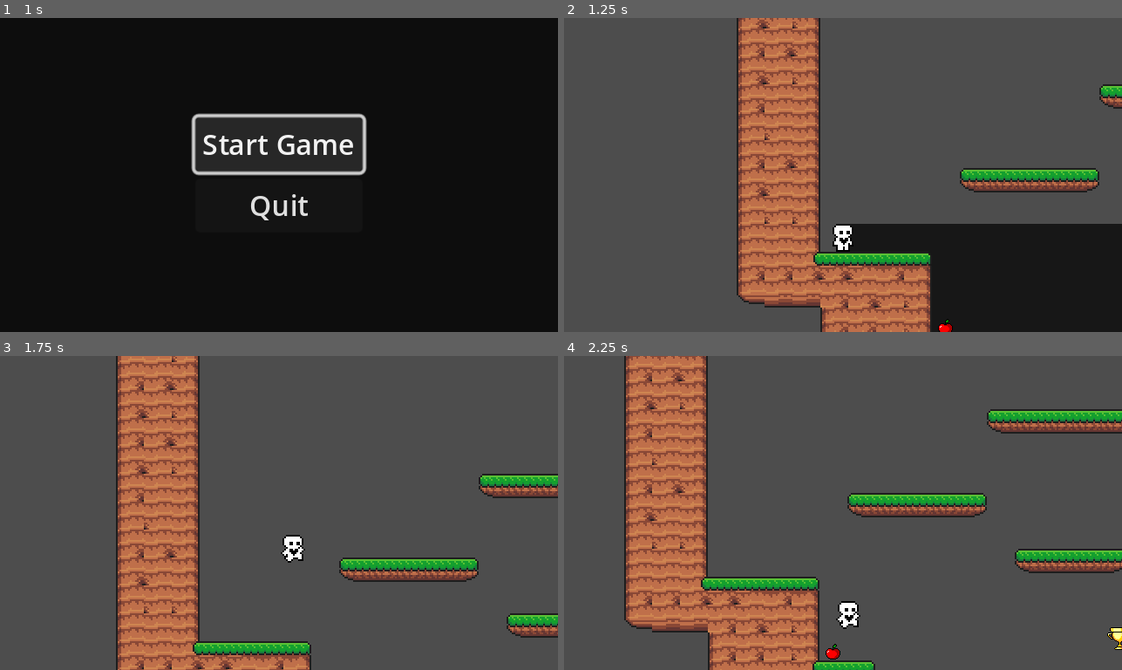
Above: before the commit, frames 1-4 (two rows, left to right).
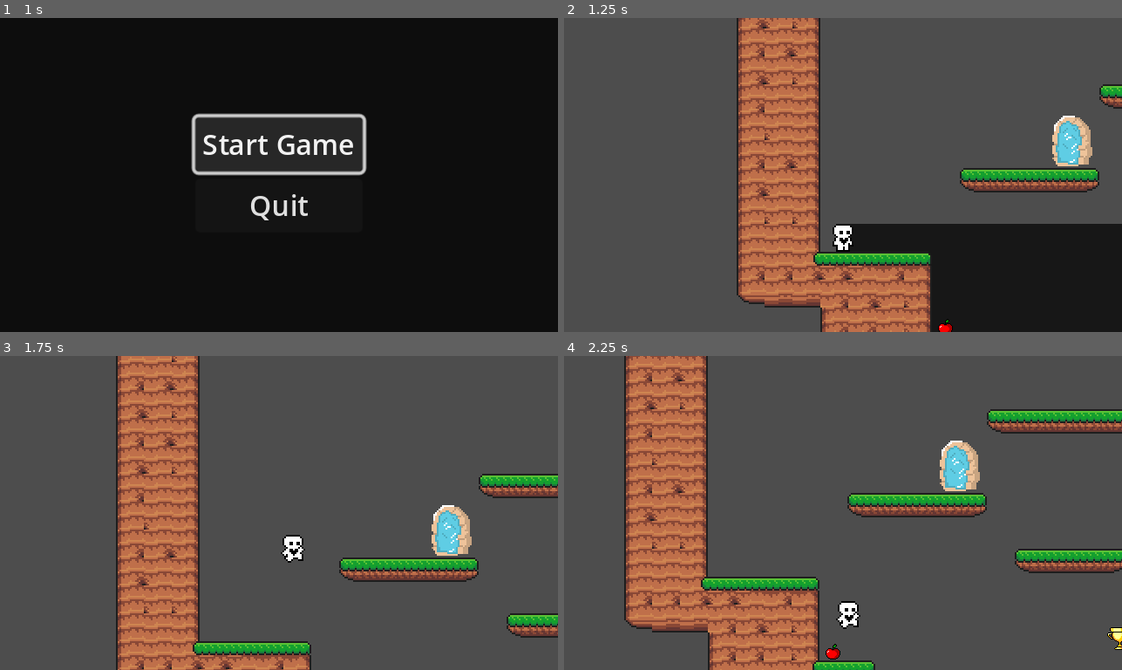
Above: after the commit, the same moments.

Repository: alwong18/AnimalExplorer
Game: Godot game, scene res://Scenes/start_menu.tscn
Same seed, same stepped clock (60 frames per second), same inputs: the game is played once before the commit and once after it. The engine's default icon, where the game draws it, is replaced by a stand-in: a white triangle on a blue panel in a dark square.
Inputs:
- Up to frame 1 (1 s): click "Start Game" at 0.5 s
- Up to frame 2 (1.25 s): no input
- Up to frame 3 (1.75 s): hold Right (move_right) from 1.28 s (still down); tap Up (move_up) at 1.52 s
- Up to frame 4 (2.25 s): keep holding Right (move_right)

Frame 1 is identical in both runs. In frame 2, 1.0% of the frame differs, in the area x 87-95%, y 31-48%; in frame 3, 1.0%; in frame 4, 1.0%.

Commit message:
whatever you worked with renee about

Diff:
--- a/Scenes/World.tscn
+++ b/Scenes/World.tscn
@@ -1,18 +1,7 @@
-[gd_scene load_steps=4 format=3 uid="uid://k5rl6ostil4q"]
+[gd_scene load_steps=2 format=3 uid="uid://k5rl6ostil4q"]
 
 [ext_resource type="PackedScene" uid="uid://b5doxaq34uvii" path="res://Scenes/player.tscn" id="1_e5v70"]
-[ext_resource type="PackedScene" uid="uid://bqb757nw57rpr" path="res://Scenes/level_completed.tscn" id="2_ib3bo"]
-[ext_resource type="PackedScene" uid="uid://bx2mvh4vgsr88" path="res://portal.tscn" id="3_ad12d"]
 
 [node name="World" type="Node"]
 
 [node name="Player" parent="." instance=ExtResource("1_e5v70")]
-
-[node name="CanvasLayer" type="CanvasLayer" parent="."]
-
-[node name="LevelCompleted" parent="CanvasLayer" instance=ExtResource("2_ib3bo")]
-visible = false
-
-[node name="Portal" parent="." instance=ExtResource("3_ad12d")]
-position = Vector2(67, 2)
-scale = Vector2(2.5, 2.5)
--- a/Scenes/level_one.tscn
+++ b/Scenes/level_one.tscn
@@ -1,15 +1,16 @@
-[gd_scene load_steps=11 format=3 uid="uid://d6u4p8bf0vfe"]
+[gd_scene load_steps=12 format=3 uid="uid://d6u4p8bf0vfe"]
 
 [ext_resource type="PackedScene" uid="uid://k5rl6ostil4q" path="res://Scenes/World.tscn" id="1_7hj86"]
 [ext_resource type="PackedScene" uid="uid://8oocy0wrsac1" path="res://Scenes/level_1_tile_map.tscn" id="2_x3bm2"]
-[ext_resource type="PackedScene" uid="uid://sxvpbxfepvh5" path="res://berries.tscn" id="3_pbbn2"]
+[ext_resource type="PackedScene" path="res://berries.tscn" id="3_pbbn2"]
 [ext_resource type="PackedScene" uid="uid://lcq5ylcf8lp5" path="res://Scenes/walking_enemy.tscn" id="3_sqda2"]
-[ext_resource type="PackedScene" uid="uid://ih5icn2d6tff" path="res://key_1.tscn" id="4_sfn3w"]
-[ext_resource type="PackedScene" uid="uid://cgtfxljvg2lt5" path="res://apple.tscn" id="5_jg8ru"]
-[ext_resource type="PackedScene" uid="uid://b5adjukue6psi" path="res://grape.tscn" id="6_vc1c2"]
-[ext_resource type="PackedScene" uid="uid://b2hgiy2wj8ro3" path="res://crown.tscn" id="7_r4mpk"]
-[ext_resource type="PackedScene" uid="uid://brrge7wiwsgsj" path="res://trophy.tscn" id="9_ske5n"]
-[ext_resource type="Texture2D" uid="uid://bgp6tnyb8ysek" path="res://green forest.png" id="10_lyht3"]
+[ext_resource type="PackedScene" path="res://key_1.tscn" id="4_sfn3w"]
+[ext_resource type="PackedScene" path="res://apple.tscn" id="5_jg8ru"]
+[ext_resource type="PackedScene" path="res://grape.tscn" id="6_vc1c2"]
+[ext_resource type="PackedScene" path="res://crown.tscn" id="7_r4mpk"]
+[ext_resource type="PackedScene" path="res://trophy.tscn" id="9_ske5n"]
+[ext_resource type="Texture2D" path="res://green forest.png" id="10_lyht3"]
+[ext_resource type="PackedScene" uid="uid://c76gf56x1eg1v" path="res://portal.tscn" id="11_p2pew"]
 
 [node name="LevelOne" instance=ExtResource("1_7hj86")]
 
@@ -50,5 +51,5 @@
 position = Vector2(100, 80)
 texture = ExtResource("10_lyht3")
 
-[node name="Portal" parent="." index="11"]
-position = Vector2(109, -70)
+[node name="Portal" parent="." index="10" instance=ExtResource("11_p2pew")]
+position = Vector2(128, -48)
--- a/Scenes/player.tscn
+++ b/Scenes/player.tscn
@@ -1,8 +1,10 @@
-[gd_scene load_steps=14 format=3 uid="uid://b5doxaq34uvii"]
+[gd_scene load_steps=16 format=3 uid="uid://b5doxaq34uvii"]
 
 [ext_resource type="Script" path="res://Scripts/player.gd" id="1_u82nx"]
 [ext_resource type="Resource" uid="uid://cd1foekh3anh6" path="res://DefaultMovementData.tres" id="2_51fm6"]
 [ext_resource type="Texture2D" uid="uid://cd2oa1cqn30xj" path="res://player.png" id="2_d22rd"]
+[ext_resource type="FontFile" path="res://porkys/PORKH___.TTF" id="3_el0nx"]
+[ext_resource type="Script" path="res://Timer.gd" id="3_q6wyx"]
 
 [sub_resource type="AtlasTexture" id="AtlasTexture_7s3r1"]
 atlas = ExtResource("2_d22rd")
@@ -104,3 +106,23 @@
 
 [node name="CoyoteJumpTimer" type="Timer" parent="."]
 wait_time = 0.15
+
+[node name="Timer" type="Control" parent="."]
+layout_mode = 3
+anchors_preset = 0
+script = ExtResource("3_q6wyx")
+
+[node name="Timer" type="Timer" parent="Timer"]
+wait_time = 60.0
+
+[node name="Label" type="Label" parent="Timer"]
+layout_mode = 0
+offset_left = -18.0
+offset_top = -34.0
+offset_right = 22.0
+offset_bottom = -11.0
+theme_override_colors/font_shadow_color = Color(0, 0, 0, 1)
+theme_override_colors/font_outline_color = Color(0, 0, 0, 1)
+theme_override_fonts/font = ExtResource("3_el0nx")
+horizontal_alignment = 1
+metadata/_edit_use_anchors_ = true
--- a/portal.gd
+++ b/portal.gd
@@ -2,5 +2,5 @@
 
 
 func _on_body_entered(body):
-	queue_free()
+	print("entered portal")
 	Events.level_completed.emit()
--- a/portal.tscn
+++ b/portal.tscn
@@ -98,14 +98,14 @@
 [sub_resource type="CapsuleShape2D" id="CapsuleShape2D_p668g"]
 
 [node name="Portal" type="Area2D"]
+collision_layer = 2
 script = ExtResource("1_a2hf6")
 
 [node name="AnimatedSprite2D" type="AnimatedSprite2D" parent="."]
-sprite_frames = SubResource("SpriteFrames_xw78l")
-frame_progress = 0.525146
+sprite_frames = SubResource("SpriteFrames_63ryi")
 
 [node name="CollisionShape2D" type="CollisionShape2D" parent="."]
 position = Vector2(3, 1)
 shape = SubResource("CapsuleShape2D_p668g")
 
-[connection signal="body_entered" from="." to="." method="_on_body_entered"]
+[connection signal="area_entered" from="." to="." method="_on_area_entered"]
Not shown: 1 places in Scenes/level_two.tscn that only renumber resources
Not shown: 1 places in portal.tscn that only renumber resources
